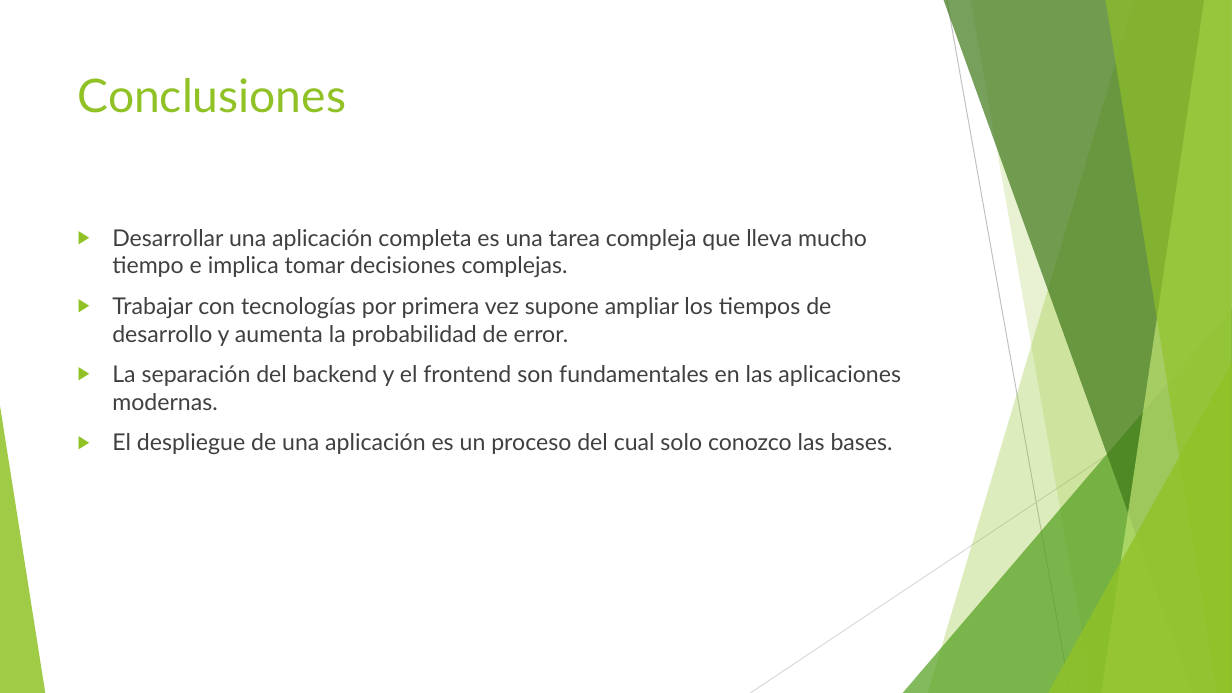
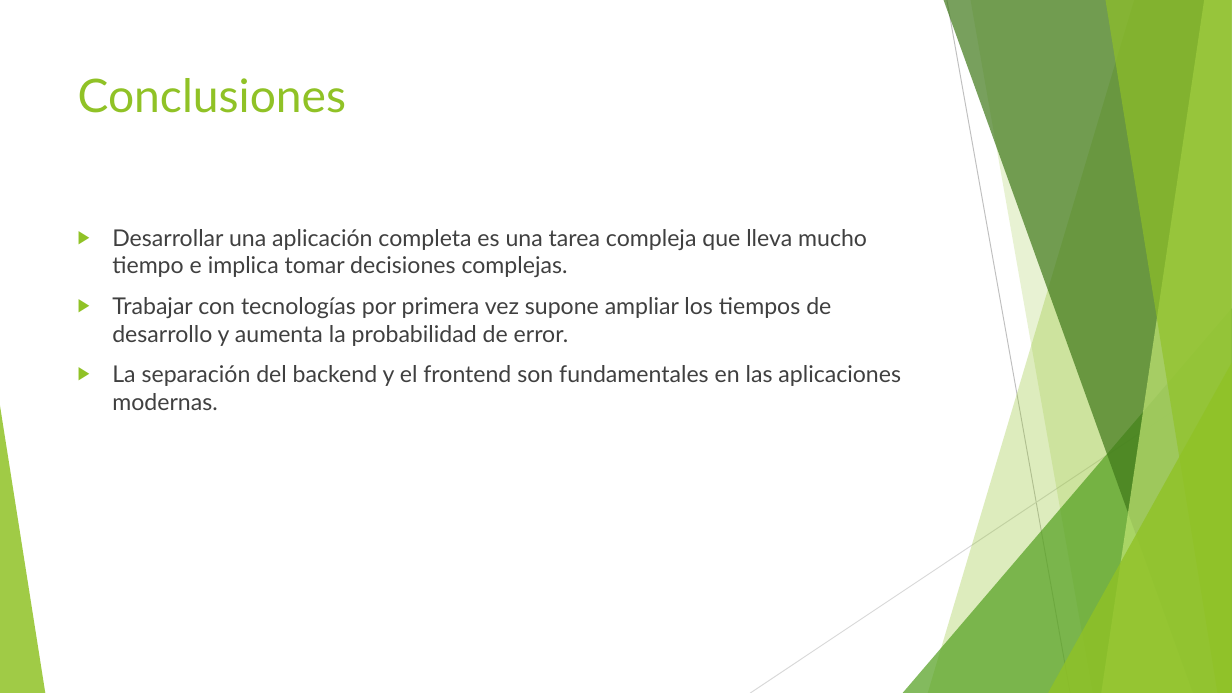
Before and after one commit to AlVelRap/dietario, a slide deck: slide 18 of Presentacion y memorias/Gestor de Dietas.pptx. Drawn at 1232x693 pixels with LibreOffice and Linux fonts; fonts in the diff are those of the drawing. Boxes give left, top, right and bottom in pixels: in the first picture for what was removed or moved away, otherwise in the second. Text is boxed around its words. In the diff, an @@ line names an element or a change of style, - is before the commit and + after.

Commit message:
ppt and thesis

```diff
--- a/Presentacion y memorias/Gestor de Dietas.pptx
+++ b/Presentacion y memorias/Gestor de Dietas.pptx
@@ text at [112,433,893,454]: paragraph removed @@
-▶ El despliegue de una aplicación es un proceso del cual solo conozco las bases.
```
Also in this commit, not shown: 2 other files.
